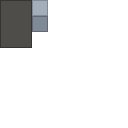
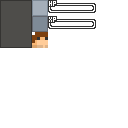
Comparing the layer stacks of the two 128x128 images. Changes:
added layer "Layer 5" above "Layer 4" over (x1=32, y1=32, x2=48, y2=48)
added layer "Layer 4" above "Layer 1" over (x1=48, y1=0, x2=96, y2=29)
